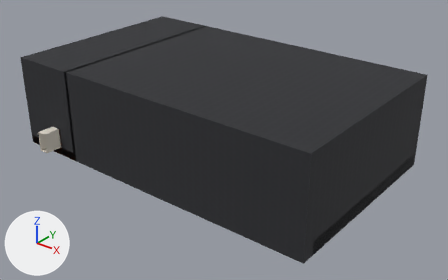
What one commit did to the glTF model public/assets/stage/baked/set11.glb.
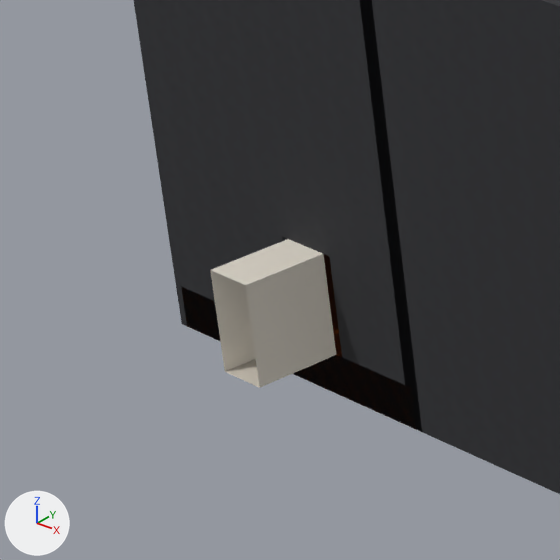
There are two pictures of each version: one whole from a camera (50 mm lens) standing at (46.6, -87.6, 34.0) and looking at (6.2, -37.1, 2.7), one close up on the part from 0% to 23% of the width and 30% to 66% of the height. Lighting does not change. The marker at lower left points along +X, +Y and +Z. The first two pictures are the older version. Where no turn or scale is listed for an object, it has been applied to the vertices. Vertices at exactly the same position are counted once.

Objects in the first close-up: 'Static'.
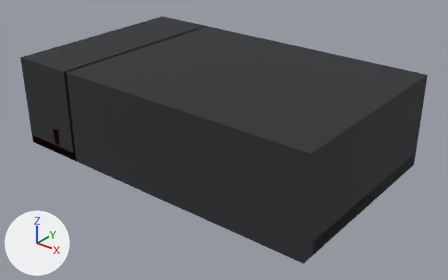
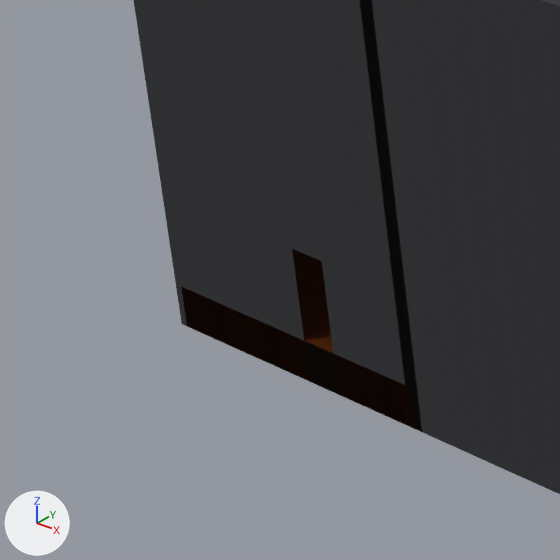
Where the newer file only moved an object's origin or applied its transform, the numbers keep the older frame.

Location of each change, [x1, y1, x2, y2] in pixels of the close-ups (560 x 560 px; the box of a moved part takes in the faces that stretch with it):
```json
{"part": 1, "of": "me_mesh_3", "change": "deleted", "before": [210, 239, 336, 388]}
{"part": 2, "of": "me_mesh_3", "change": "moved or reshaped", "before": [207, 235, 358, 376], "after": [207, 235, 358, 376]}
```

Edits to the scene script, one JSON object a line:
```json
{"block": "me_mesh_3", "where": "# used by ob_static; location = (4.2, -36.95, 5.49)"}
{"op": "remove", "block": "me_mesh_3", "code": "me_mesh_3.from_pydata(...)  # 5181 vertices, 10110 faces; spans x -19.8..19.8, y -13.1..13.1, z -5.5..5.5"}
{"op": "add", "block": "me_mesh_3", "code": "me_mesh_3.from_pydata(...)  # 5173 vertices, 10102 faces; spans x -19.8..19.8, y -11.0..13.1, z -5.5..5.5"}
{"block": "me_mesh_3", "change": "me_mesh_3 part 1: the loose piece of 8 vertices spanning x -15.3..-14.1, y -13.1..-11.0, z -4.5..-2.1 is deleted"}
{"block": "me_mesh_3", "change": "me_mesh_3 part 2: 8 vertices moved from x -15.5..-13.9, y -11.0, z -5.5..5.5 to x -15.2..-14.2, y -11.0, z -5.5..5.5"}
{"block": "me_mesh_3", "change": "other edits to the shape of me_mesh_3 do not show in these pictures"}
{"op": "remove", "block": "me_mesh_3", "code": "me_mesh_3.materials.append(mat_b_passage_mat_passagefloor_bulb)"}
{"op": "remove", "block": "me_mesh_3", "code": "me_mesh_3.materials.append(mat_b_passage_mat_passagewall_bulb)"}
```
